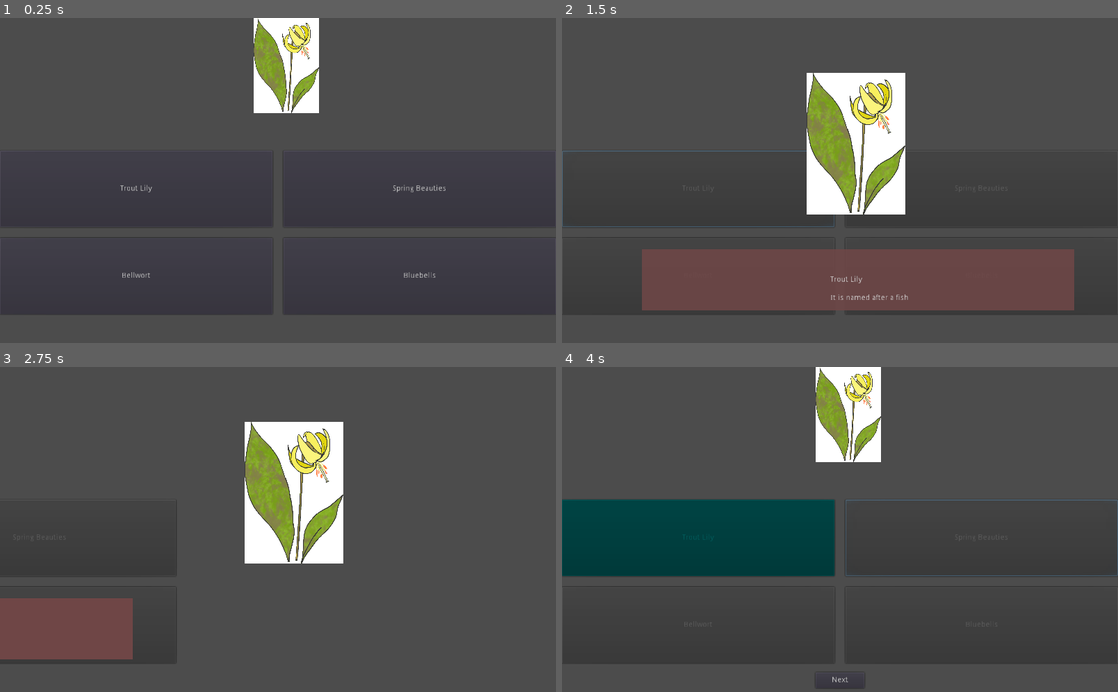
Above: before the commit, frames 1-4 (two rows, left to right).
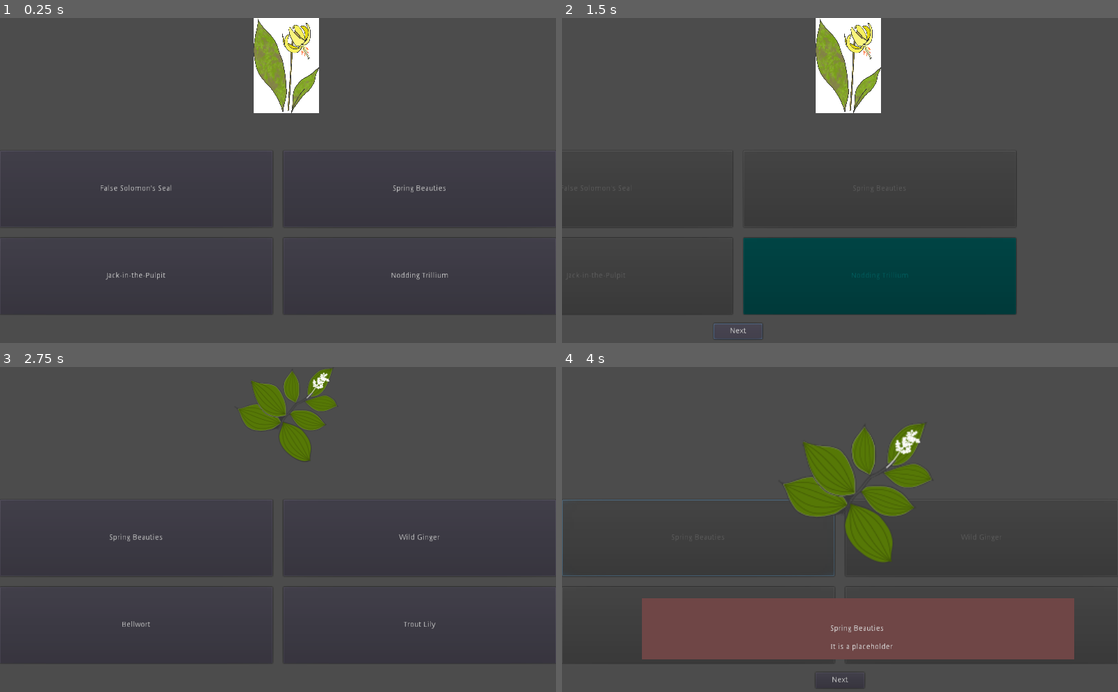
Above: after the commit, the same moments.

Repository: the-g-force/2021-April
Game: Godot game, scene res://src/GameFrame.tscn
Same seed, same stepped clock (60 frames per second), same inputs: the game is played once before the commit and once after it. This scene is started directly instead of the project's main scene. The engine's default icon, where the game draws it, is replaced by a stand-in: a white triangle on a blue panel in a dark square.
Inputs (mouse positions are in pixels of both pictures, inside the frame that each line leads up to):
- Up to frame 1 (0.25 s): no input
- Up to frame 2 (1.5 s): click "Trout Lily" (after the commit: "False Solomon's Seal") at 0.5 s; click (840, 330) at 1.25 s, where only the run after the commit has a clickable "Next"
- Up to frame 3 (2.75 s): click (278, 679) at 2 s, where only the run before the commit has a clickable "Next"
- Up to frame 4 (4 s): click (701, 539) at 2.75 s, where only the run after the commit has a clickable "Spring Beauties"; click (979, 539) at 3.5 s, where only the run before the commit has a clickable "Spring Beauties"

The runs differ from the first frame. In frame 1, 0.3% of the frame differs, in the area x 18-81%, y 51-81%; in frame 2, 26%; in frame 3, 14%; in frame 4, 34%, in the area x 0-100%, y 0-90%.

Commit message:
Randomize the options and correct answer

Diff:
--- a/project/src/GuessingGame.gd
+++ b/project/src/GuessingGame.gd
@@ -12,13 +12,14 @@
 	var options = FLOWERS
 	_flower_image.texture = options[0].image
 
+	options.shuffle()
+	var correct_index := randi() % 4
+
 	for i in range(0,4):
 		var b := _button_grid.get_child(i)
 		b.fact = options[i].fact
 		b.text = options[i].name
-		# The fact that the first of the four buttons is correct
-		# is currently hard-coded here.
-		b.correct = i == 0
+		b.correct = i == correct_index
 		b.connect("pressed", self, "_on_GuessButton_pressed", [b], CONNECT_ONESHOT)
 
 
